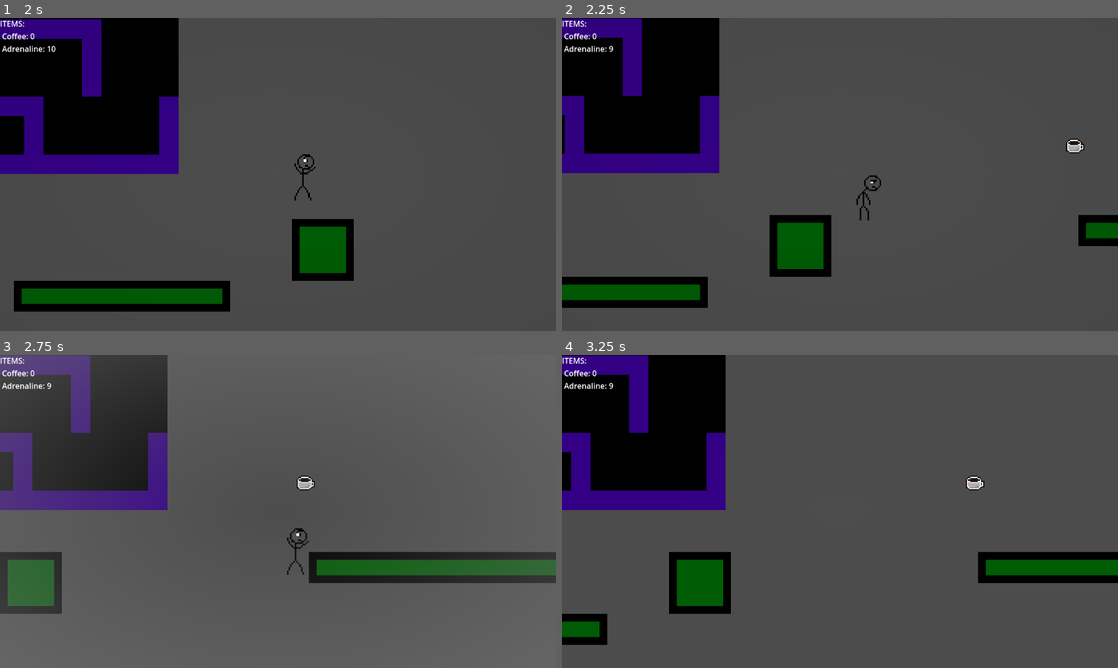
Above: before the commit, frames 1-4 (two rows, left to right).
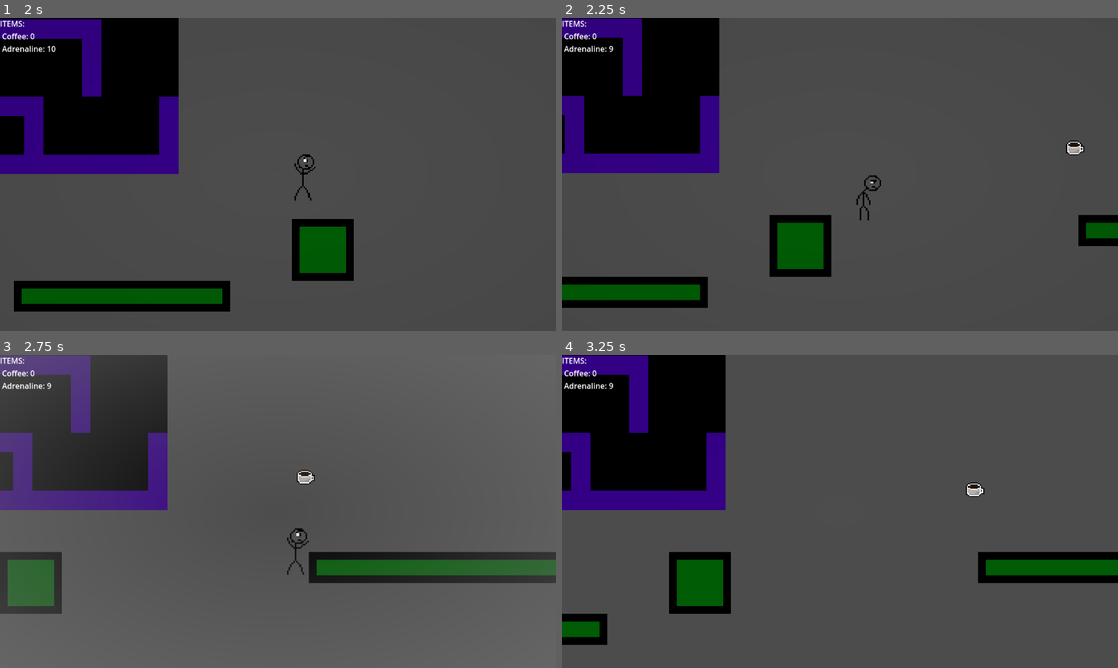
Above: after the commit, the same moments.

Repository: Varun-Ganeshkumar/Late-For-Work
Game: Godot game, scene res://scenes/main_menu.tscn
Two runs of this game, one before a commit and one after it. Both use one fixed random seed, a clock stepped at 60 frames per second and the inputs below. The engine's default icon, where the game draws it, is replaced by a stand-in: a white triangle on a blue panel in a dark square.
Inputs:
- Up to frame 1 (2 s): click "Start" at 0.5 s; tap Enter at 1.25 s; hold Right (right) from 1.28 s (still down); tap Q (coffee) at 1.35 s; tap Space (jump) at 1.52 s
- Up to frame 2 (2.25 s): keep holding Right (right); tap E (slow) at 2.1 s
- Up to frame 3 (2.75 s): keep holding Right (right); tap Space (jump) at 2.27 s
- Up to frame 4 (3.25 s): release Right (right) at 2.78 s; hold Left (left) from 2.78 s (still down); tap Q (coffee) at 2.85 s

Frame 1 is identical in both runs. In frame 2, 0.1% of the frame differs, in the area x 90-94%, y 38-44%; in frame 3, 0.2%; in frame 4, 0.2%, in the area x 72-76%, y 38-46%.

Commit message:
Updates sprites and animations
Added a new background and made the level end sprite along with the coffee sprite move up and down. I didn't do adrenaline yet since I'm still thinking on whether or not I'll include it in the base game. Also gave the level end sprite a stopwatch sprite instead of the basic Godot logo

Diff:
--- a/scenes/coffee.tscn
+++ b/scenes/coffee.tscn
@@ -6,17 +6,62 @@
 [sub_resource type="RectangleShape2D" id="RectangleShape2D_0ki8o"]
 size = Vector2(28, 24)
 
+[sub_resource type="Animation" id="Animation_fe1ek"]
+resource_name = "new_animation"
+length = 2.0
+loop_mode = 1
+tracks/0/type = "value"
+tracks/0/imported = false
+tracks/0/enabled = true
+tracks/0/path = NodePath("CollisionShape2D:position")
+tracks/0/interp = 1
+tracks/0/loop_wrap = true
+tracks/0/keys = {
+"times": PackedFloat32Array(0, 1, 2),
+"transitions": PackedFloat32Array(2.29, 2.299, 2.29),
+"update": 0,
+"values": [Vector2(0, -11.676), Vector2(0, 11.676), Vector2(0, -11.676)]
+}
+
+[sub_resource type="Animation" id="Animation_vgd82"]
+length = 0.001
+tracks/0/type = "value"
+tracks/0/imported = false
+tracks/0/enabled = true
+tracks/0/path = NodePath("CollisionShape2D:position")
+tracks/0/interp = 1
+tracks/0/loop_wrap = true
+tracks/0/keys = {
+"times": PackedFloat32Array(0),
+"transitions": PackedFloat32Array(1),
+"update": 0,
+"values": [Vector2(0, -35.0279)]
+}
+
+[sub_resource type="AnimationLibrary" id="AnimationLibrary_ovig0"]
+_data = {
+&"RESET": SubResource("Animation_vgd82"),
+&"new_animation": SubResource("Animation_fe1ek")
+}
+
 [node name="Coffee" type="Area2D"]
 z_index = 4
 scale = Vector2(0.306551, 0.342584)
 script = ExtResource("1_fe1ek")
 
 [node name="CollisionShape2D" type="CollisionShape2D" parent="."]
+position = Vector2(0, -35.0279)
 shape = SubResource("RectangleShape2D_0ki8o")
 
-[node name="Sprite2D" type="Sprite2D" parent="."]
+[node name="Sprite2D" type="Sprite2D" parent="CollisionShape2D"]
 position = Vector2(-3.2621, 8.75698)
 scale = Vector2(0.453125, 0.390625)
 texture = ExtResource("2_fe1ek")
 
+[node name="AnimationPlayer" type="AnimationPlayer" parent="."]
+libraries = {
+&"": SubResource("AnimationLibrary_ovig0")
+}
+autoplay = "new_animation"
+
 [connection signal="body_entered" from="." to="." method="_on_body_entered"]
--- a/scenes/level_end.tscn
+++ b/scenes/level_end.tscn
@@ -1,10 +1,48 @@
-[gd_scene load_steps=4 format=3 uid="uid://d1hplx16ex8gj"]
+[gd_scene load_steps=7 format=3 uid="uid://d1hplx16ex8gj"]
 
 [ext_resource type="Script" uid="uid://beucu6p2vi82w" path="res://scripts/level_end.gd" id="1_07sjm"]
-[ext_resource type="Texture2D" uid="uid://c2figsjvtsgud" path="res://icon.png" id="1_muv60"]
+[ext_resource type="Texture2D" uid="uid://dtr42ml186i4t" path="res://sprites/stopwatch-1.png.png" id="2_07sjm"]
 
 [sub_resource type="CircleShape2D" id="CircleShape2D_07sjm"]
-radius = 4.0
+radius = 7.9065
+
+[sub_resource type="Animation" id="Animation_fe1ek"]
+resource_name = "new_animation"
+length = 2.0
+loop_mode = 1
+tracks/0/type = "value"
+tracks/0/imported = false
+tracks/0/enabled = true
+tracks/0/path = NodePath("CollisionShape2D:position")
+tracks/0/interp = 1
+tracks/0/loop_wrap = true
+tracks/0/keys = {
+"times": PackedFloat32Array(0, 1, 2),
+"transitions": PackedFloat32Array(2.29, 2.299, 2.29),
+"update": 0,
+"values": [Vector2(0, -11.676), Vector2(0, 11.676), Vector2(0, -11.676)]
+}
+
+[sub_resource type="Animation" id="Animation_vgd82"]
+length = 0.001
+tracks/0/type = "value"
+tracks/0/imported = false
+tracks/0/enabled = true
+tracks/0/path = NodePath("CollisionShape2D:position")
+tracks/0/interp = 1
+tracks/0/loop_wrap = true
+tracks/0/keys = {
+"times": PackedFloat32Array(0),
+"transitions": PackedFloat32Array(1),
+"update": 0,
+"values": [Vector2(0, -35.0279)]
+}
+
+[sub_resource type="AnimationLibrary" id="AnimationLibrary_ovig0"]
+_data = {
+&"RESET": SubResource("Animation_vgd82"),
+&"new_animation": SubResource("Animation_fe1ek")
+}
 
 [node name="LevelEnd" type="Area2D"]
 z_index = 3
@@ -12,10 +50,18 @@
 
 [node name="CollisionShape2D" type="CollisionShape2D" parent="."]
 z_index = 1
+position = Vector2(0, -35.0279)
 shape = SubResource("CircleShape2D_07sjm")
 
-[node name="Sprite2D" type="Sprite2D" parent="."]
-scale = Vector2(0.101563, 0.125)
-texture = ExtResource("1_muv60")
+[node name="Sprite2D" type="Sprite2D" parent="CollisionShape2D"]
+position = Vector2(-1, 0)
+scale = Vector2(0.25, 0.25)
+texture = ExtResource("2_07sjm")
+
+[node name="AnimationPlayer2" type="AnimationPlayer" parent="."]
+libraries = {
+&"": SubResource("AnimationLibrary_ovig0")
+}
+autoplay = "new_animation"
 
 [connection signal="body_entered" from="." to="." method="_on_body_entered"]
Not shown: 1 places in scenes/coffee.tscn that only renumber resources
Binary file added: sprites/city by cityvector91.jpg
Not shown, added: sprites/city by cityvector91.jpg.import
Binary file added: sprites/stopwatch-1.png.png
Not shown, added: sprites/stopwatch-1.png.png.import
Not shown, added: sprites/stopwatch-20260714-142359.piskel
